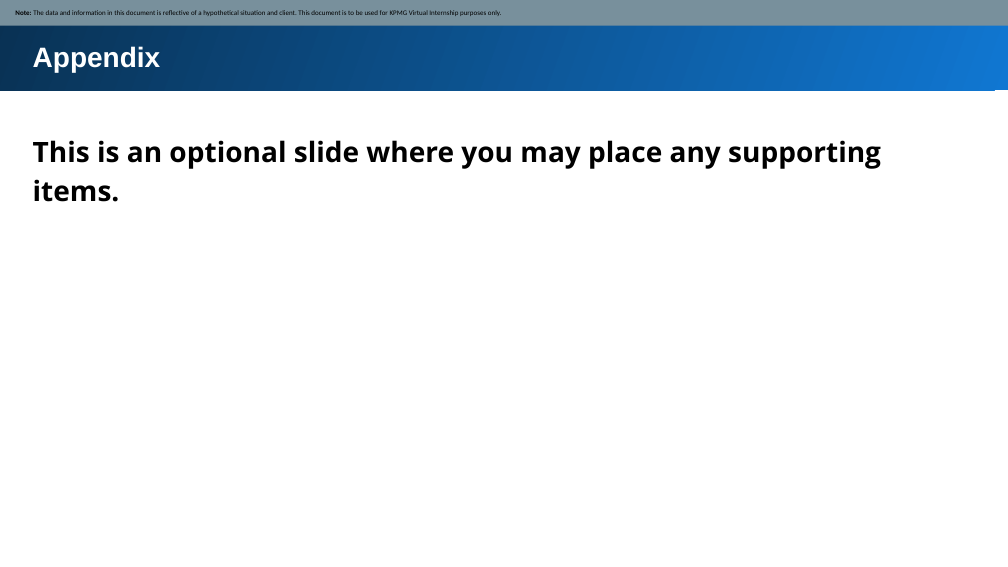
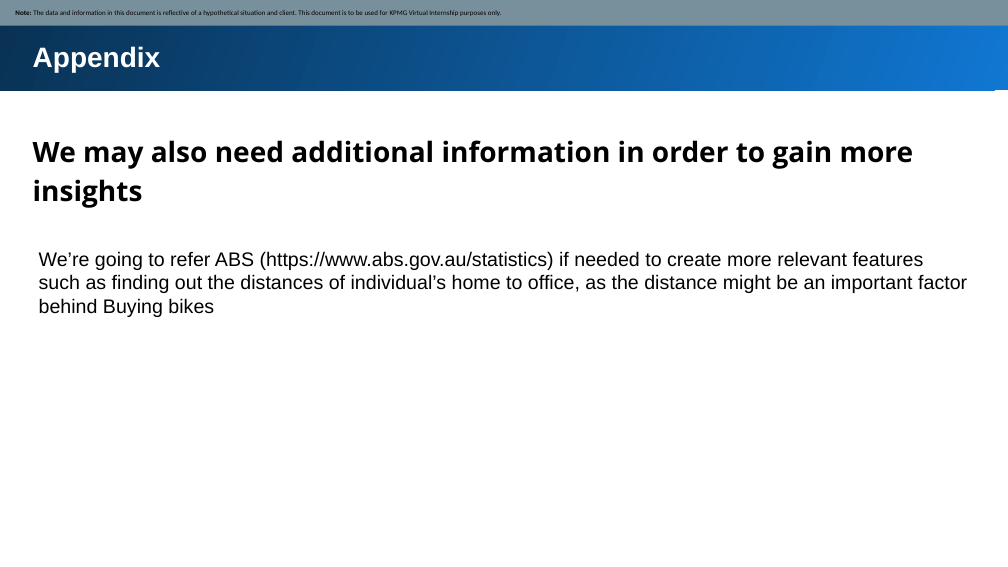
Before and after one commit to DeyDipankar/Data-Analytics--KPMG-Virtual-Internship, a slide deck: slide 8 of Data Insights.Targeting high value customers based on customer demographics and attributes/Module_2_Template_slide.pptx. Drawn at 1008x567 pixels with LibreOffice and Linux fonts; fonts in the diff are those of the drawing. Boxes give left, top, right and bottom in pixels: in the first picture for what was removed or moved away, otherwise in the second. Text is boxed around its words. In the diff, an @@ line names an element or a change of style, - is before the commit and + after.

```diff
--- a/Data Insights.Targeting high value customers based on customer demographics and attributes/Module_2_Template_slide.pptx
+++ b/Data Insights.Targeting high value customers based on customer demographics and attributes/Module_2_Template_slide.pptx
@@ text at <box>33,140,914,208</box>: text changed @@
-This is an optional slide where you may place any supporting items.
+We may also need additional information in order to gain more insights
@@ text added at <box>39,251,967,317</box>, 14 pt, text #000000 @@
+We’re going to refer ABS (https://www.abs.gov.au/statistics) if needed to create more relevant features
+such as finding out the distances of individual’s home to office, as the distance might be an important factor
+behind Buying bikes
```
Also in this commit, not shown: 2 other slides changed, 2 slides added, 2 slides removed, 1 other file.
